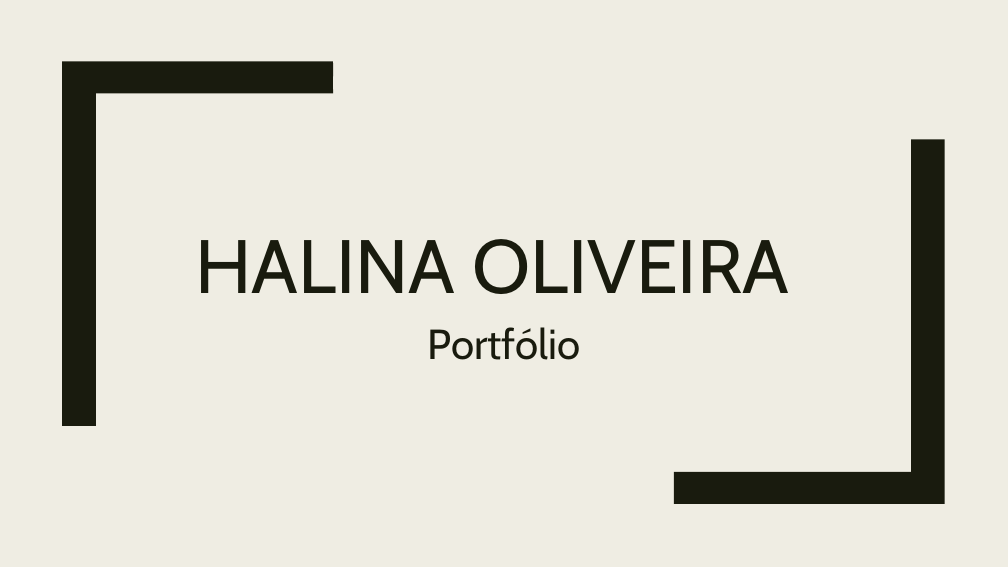
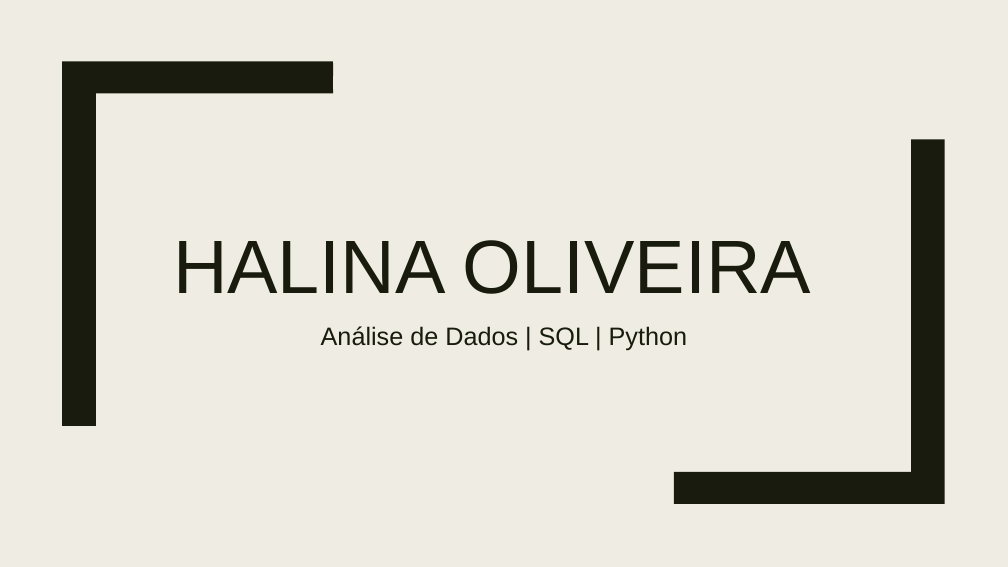
Before and after one commit to Halina23/Portfolio-Halina-Oliveira, a slide deck: slide 1 of Halina Oliveira.Portfolio.pptx. Drawn at 1008x567 pixels with LibreOffice and Linux fonts; fonts in the diff are those of the drawing. Boxes give left, top, right and bottom in pixels: in the first picture for what was removed or moved away, otherwise in the second. Text is boxed around its words. In the diff, an @@ line names an element or a change of style, - is before the commit and + after.

```diff
--- a/Halina Oliveira.Portfolio.pptx
+++ b/Halina Oliveira.Portfolio.pptx
@@ title "HALINA OLIVEIRA" at (x1=173, y1=240, x2=811, y2=294): font Cabin to Arial @@
@@ subtitle at (x1=321, y1=326, x2=687, y2=351): text changed; size 40 to 24 pt; font Cabin to Arial @@
-Portfólio
+Análise de Dados | SQL | Python
```
Also in this commit, not shown: 4 other slides changed, 9 slides added, 7 slides removed.
